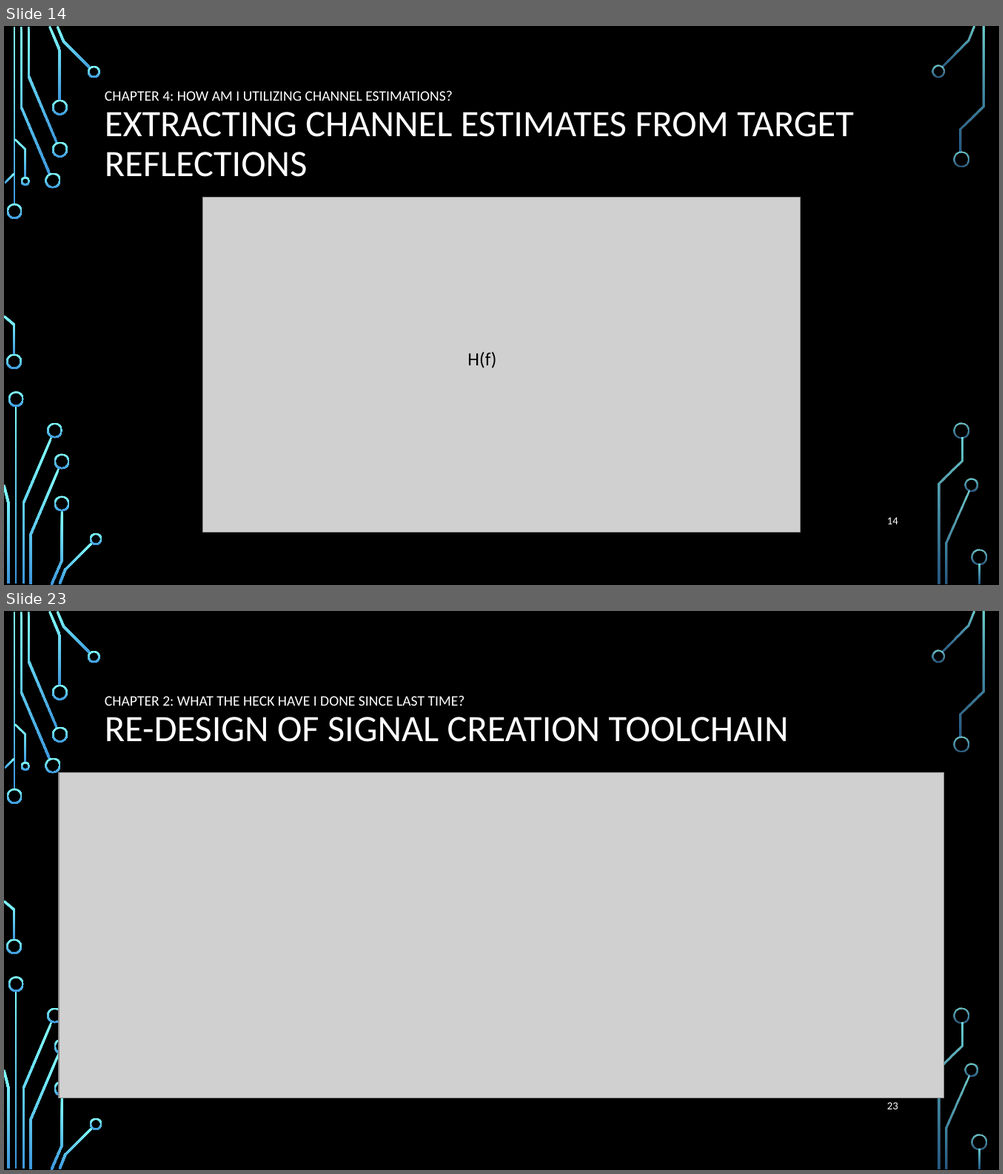
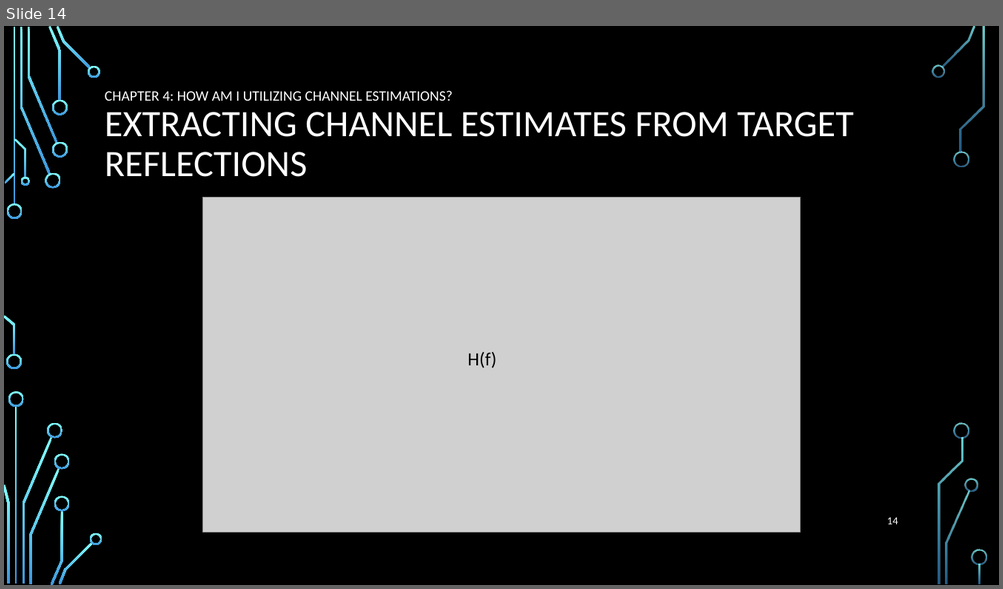
Before and after one commit to roryschram/masters, a slide deck: presentations/SARIG/sarig_rory_schram.pptx. Shown one above the other, each under a label of ours: slides 14 and 23 before the commit, slide 14 after it; the slides between them are not shown. The pictures are 1003x1174 and 1003x589 pixels, drawn with LibreOffice and Linux fonts; fonts in the diff are those of the drawing; grey boxes stand for pictures; background and template pictures are left out. Boxes give left, top, right and bottom in pixels: in the first picture for what was removed or moved away, otherwise in the second. Text is boxed around its words. In the diff, an @@ line names an element or a change of style, - is before the commit and + after.

```diff
--- a/presentations/SARIG/sarig_rory_schram.pptx
+++ b/presentations/SARIG/sarig_rory_schram.pptx
@@ slide 23 removed at (4,611,999,1170), background picture (left out); not listed: 36 template elements that a slide beside it also shows @@
@@ title removed at (105,695,788,742) @@
-CHAPTER 2: WHAT THE HECK HAVE I DONE SINCE LAST TIME?
-RE-DESIGN OF SIGNAL CREATION TOOLCHAIN
@@ picture removed at (59,773,943,1098) @@
@@ page number removed at (887,1102,898,1110) @@
-23
```
Also in this commit, not shown: 2 slides changed, 15 slides added, 17 other slides removed.
